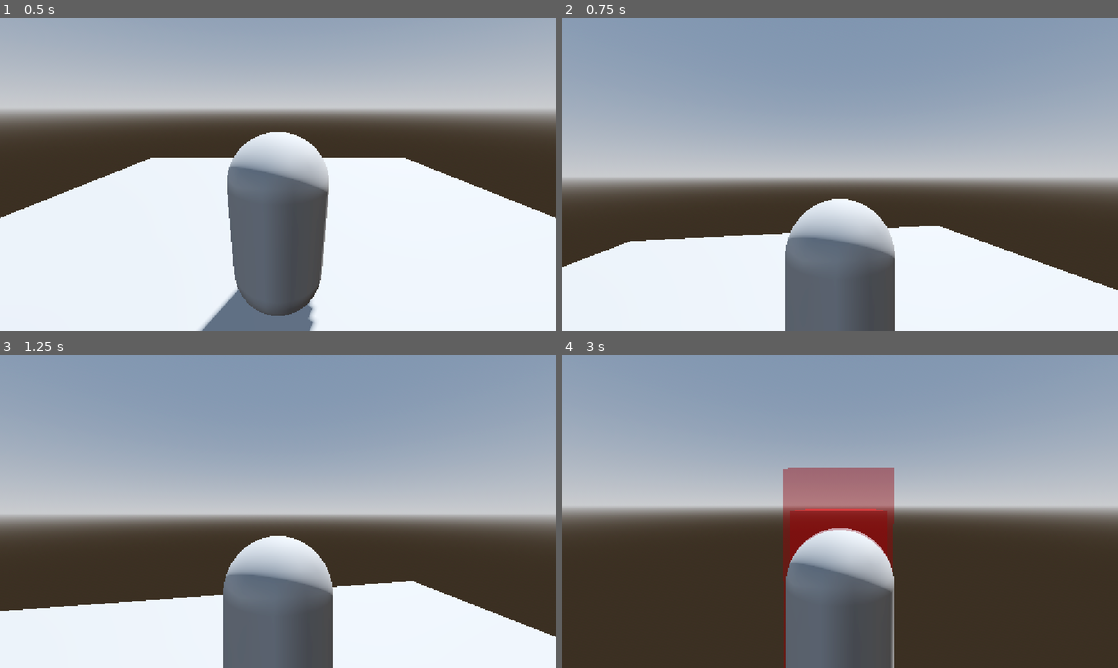
Above: before the commit, frames 1-4 (two rows, left to right).
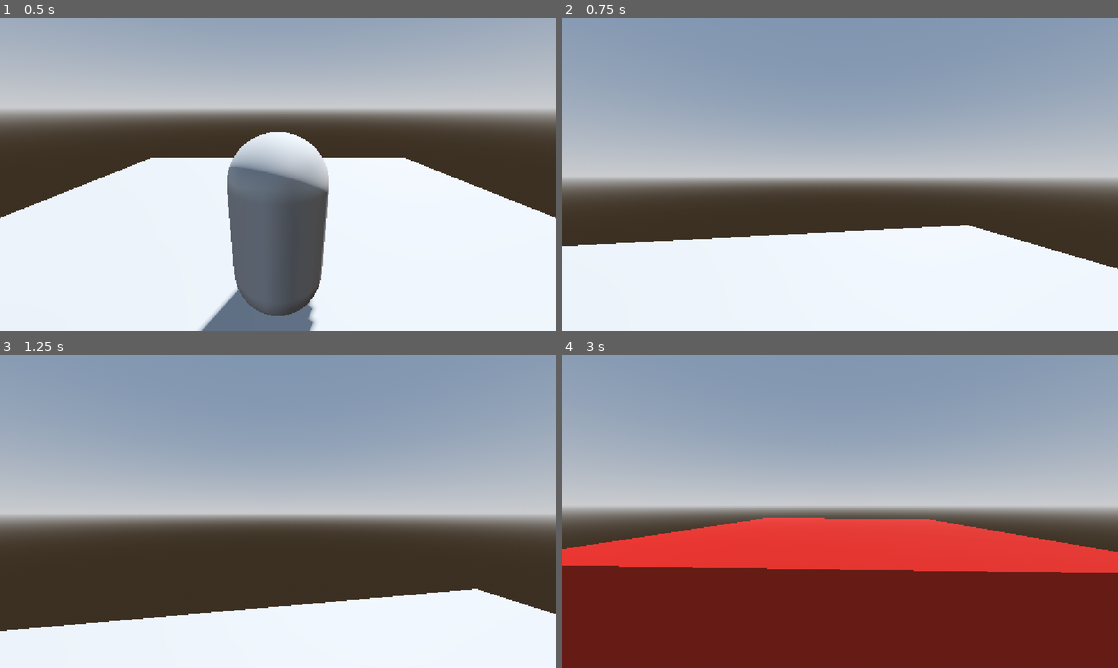
Above: after the commit, the same moments.

Repository: Virus01Official/forgotten_rewrite
Game: Godot game, scene res://main.tscn
The game is run twice, just before and just after one commit, with the same random seed, the same clock (stepped at 60 frames per second) and the same inputs.
Inputs (mouse positions are in pixels of both pictures, inside the frame that each line leads up to):
- Up to frame 1 (0.5 s): no input
- Up to frame 2 (0.75 s): move the mouse to (867, 174) at 0.52 s; hold Up (ui_up) from 0.53 s (still down); tap V (ChangeCam, bound only after the commit) at 0.6 s
- Up to frame 3 (1.25 s): keep holding Up (ui_up)
- Up to frame 4 (3 s): keep holding Up (ui_up); move the mouse to (812, 511) at 1.27 s; tap Q (Ability1) at 1.35 s; tap V (ChangeCam, bound only after the commit) at 1.55, 2.3 s; move the mouse to (851, 505) at 2.02 s; tap E (Ability2) at 2.1 s; tap Enter at 2.75 s; move the mouse to (834, 517) at 2.77 s; click (834, 517) at 2.85 s

Frame 1 is identical in both runs. In frame 2, 9.6% of the frame differs, in the area x 0-100%, y 57-100%; in frame 3, 12%; in frame 4, 47%, in the area x 0-100%, y 36-100%.

Commit message:
small changes

Diff:
--- a/project.godot
+++ b/project.godot
@@ -77,6 +77,11 @@
 "events": [Object(InputEventMouseButton,"resource_local_to_scene":false,"resource_name":"","device":-1,"window_id":0,"a …(258 unchanged characters)…
 ]
 }
+ChangeCam={
+"deadzone": 0.2,
+"events": [Object(InputEventKey,"resource_local_to_scene":false,"resource_name":"","device":-1,"window_id":0,"alt_pressed":false,"shift_pressed":false,"ctrl_pressed":false,"meta_pressed":false,"pressed":false,"keycode":0,"physical_keycode":86,"key_label":0,"unicode":118,"location":0,"echo":false,"script":null)
+]
+}
 
 [physics]
 
--- a/scenes/player.tscn
+++ b/scenes/player.tscn
@@ -35,3 +35,6 @@
 [node name="SFX" type="AudioStreamPlayer" parent="." unique_id=1274380537]
 
 [node name="Chase_Theme" type="AudioStreamPlayer" parent="." unique_id=423958925]
+
+[node name="FirstPersonCam" type="Camera3D" parent="." unique_id=54325718]
+transform = Transform3D(1, 0, 0, 0, 1, 0, 0, 0, 1, 0, 0.6779641, -0.24250025)
--- a/scripts/player.gd
+++ b/scripts/player.gd
@@ -9,6 +9,7 @@
 var is_Killer = false
 
 @onready var camera: Camera3D = $Camera3D
+@onready var first_person_cam: Camera3D = $FirstPersonCam
 @onready var Ability_Component = $Ability_Component
 
 var usingAbility = false
@@ -16,6 +17,7 @@
 var equippedAbilityTwo = "Test"
 
 var pitch: float = 0.0
+var cam = false
 
 var MAX_STAMINA = 100.0
 var stamina: float = MAX_STAMINA
@@ -74,6 +76,13 @@
 		if collider is Area3D:
 			try_interact(collider)
 
+	if Input.is_action_just_pressed("ChangeCam"):
+		cam = not cam
+		if cam:
+			$FirstPersonCam.current = true
+		else:
+			camera.current = true
+
 	if Input.is_action_just_pressed("Attack") and not usingAbility and not _is_on_cooldown("Attack"):
 		_start_cooldown("Attack", COOLDOWN_ATTACK)
 		usingAbility = true
@@ -107,6 +116,7 @@
 		pitch -= event.relative.y * MOUSE_SENSITIVITY
 		pitch = clamp(pitch, deg_to_rad(-80), deg_to_rad(80))
 		camera.rotation.x = pitch
+		first_person_cam.rotation.x = pitch
 
 func _interact_generator(_collider) -> void:
 	print("gen")
